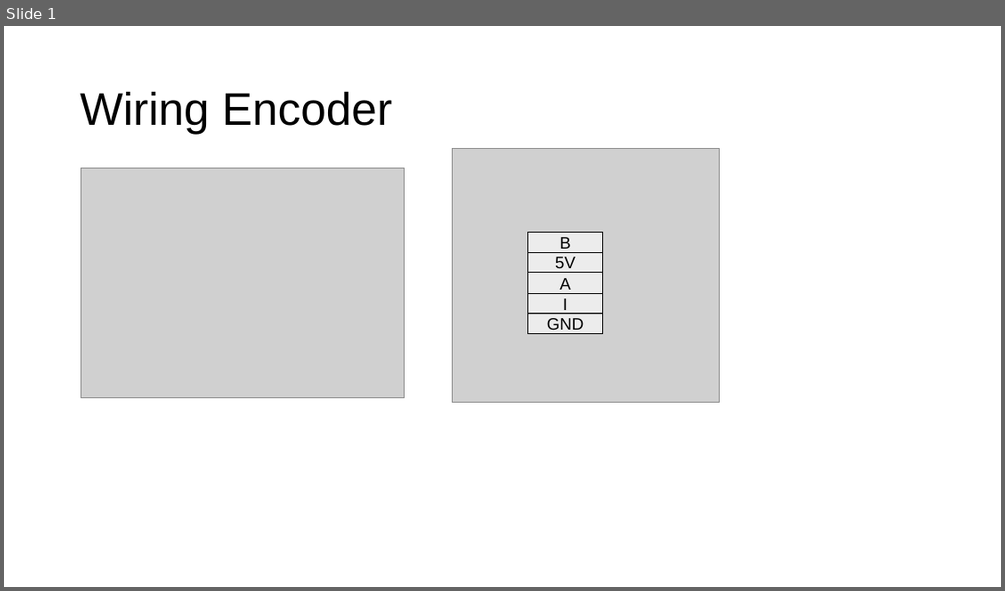
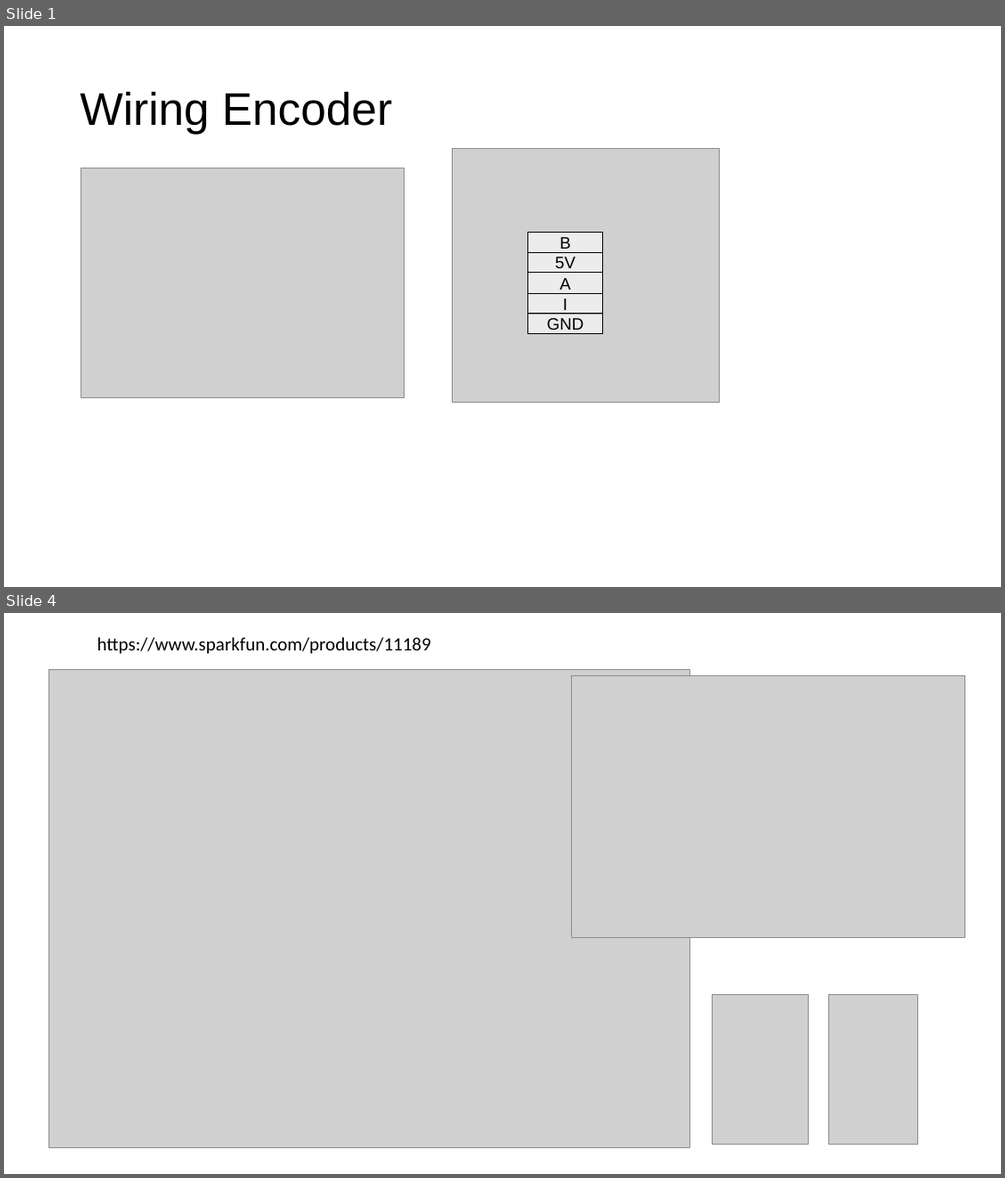
Before and after one commit to jochenalt/Lisbeth, a slide deck: docs/Wiring.pptx. Shown one above the other, each under a label of ours: slide 1 before the commit, slides 1 and 4 after it; the slides between them are not shown. The pictures are 1005x591 and 1005x1178 pixels, drawn with LibreOffice and Linux fonts; fonts in the diff are those of the drawing; grey boxes stand for pictures. Boxes give left, top, right and bottom in pixels: in the first picture for what was removed or moved away, otherwise in the second. Text is boxed around its words. In the diff, an @@ line names an element or a change of style, - is before the commit and + after.

```diff
--- a/docs/Wiring.pptx
+++ b/docs/Wiring.pptx
@@ slide 4 added at bbox=[4, 613, 1001, 1174], background #FFFFFF @@
@@ text added at bbox=[97, 637, 431, 654], 18 pt, text #000000 @@
+https://www.sparkfun.com/products/11189
@@ picture added at bbox=[48, 670, 689, 1148] @@
@@ picture added at bbox=[572, 676, 965, 938] @@
@@ picture added at bbox=[712, 995, 809, 1144] @@
@@ picture added at bbox=[829, 995, 918, 1144] @@
```
Also in this commit, not shown: 3 slides changed, 1 slide removed, 8 other files.
